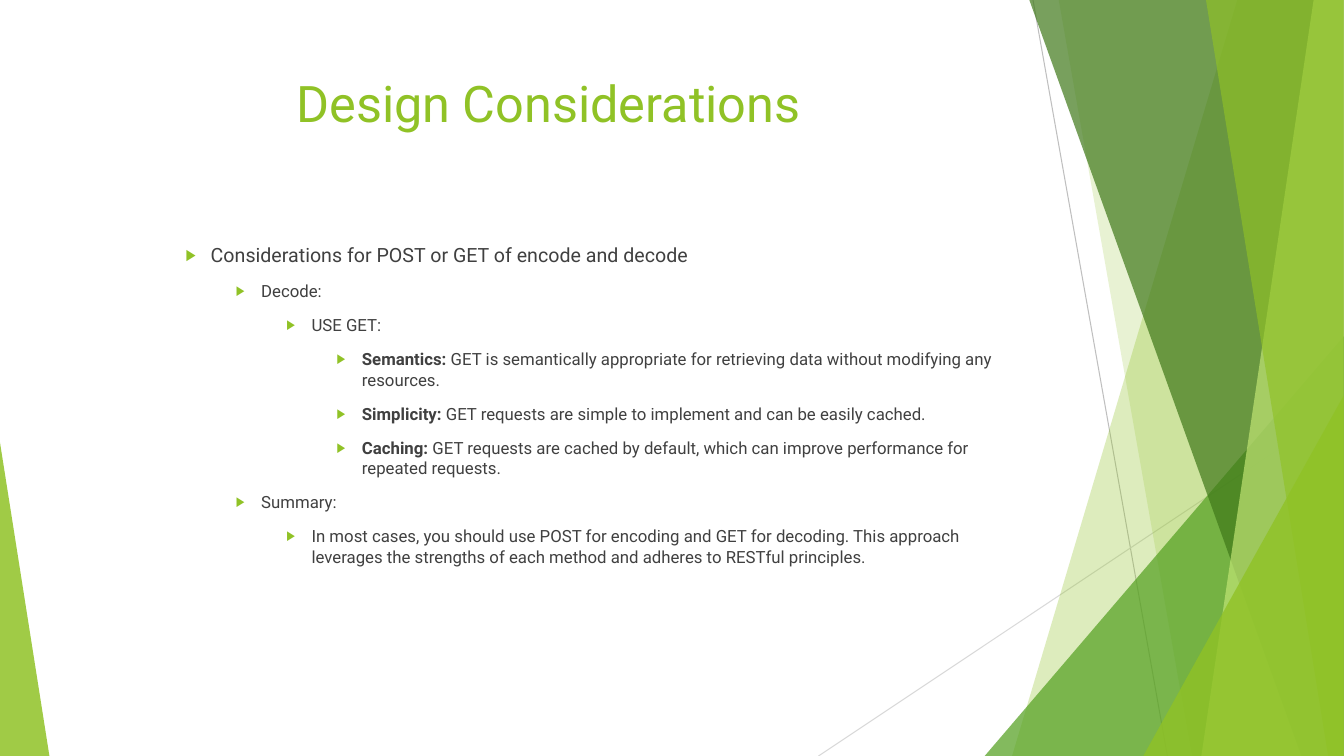
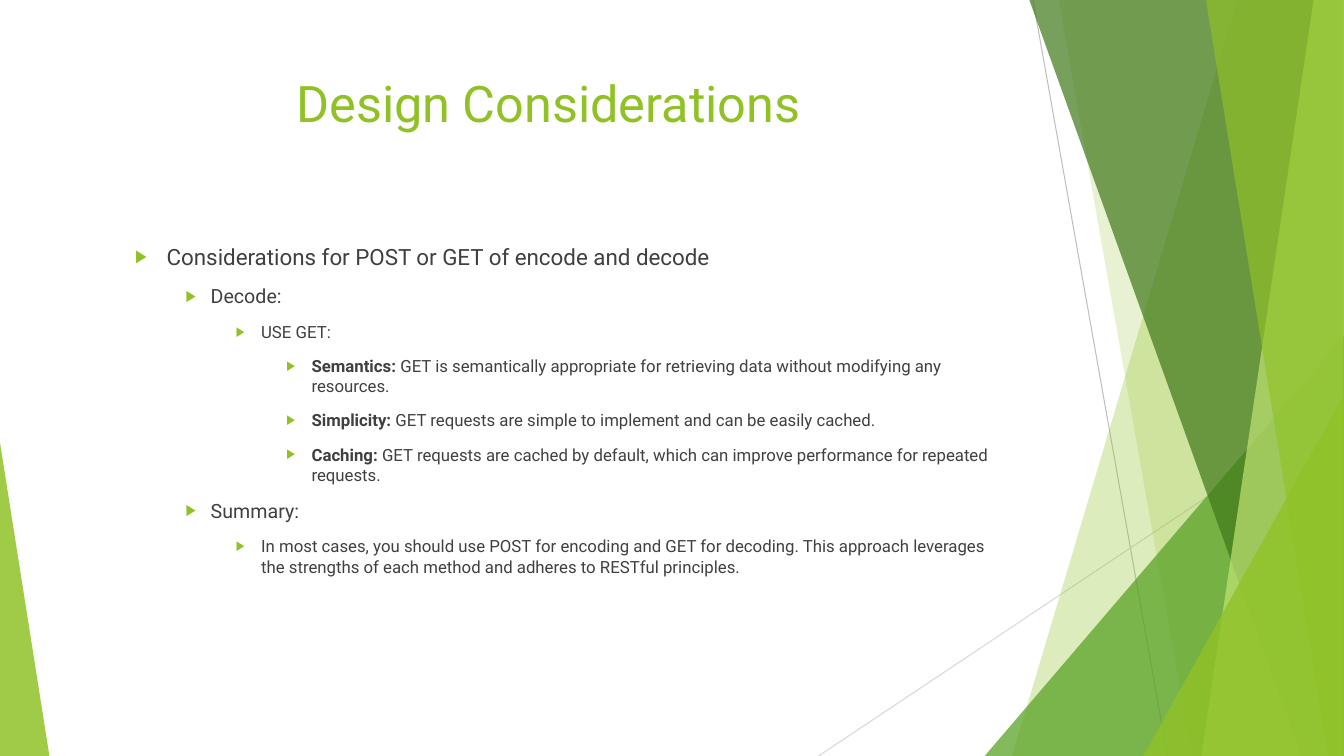
Before and after one commit to bliu1972/URL-shortening, a slide deck: slide 16 of URL Shortener.pptx. Drawn at 1344x756 pixels with LibreOffice and Linux fonts; fonts in the diff are those of the drawing. Boxes give left, top, right and bottom in pixels: in the first picture for what was removed or moved away, otherwise in the second. Text is boxed around its words. In the diff, an @@ line names an element or a change of style, - is before the commit and + after.

```diff
--- a/URL Shortener.pptx
+++ b/URL Shortener.pptx
@@ text "Considerations for POST or GET ..." at box(167, 248, 988, 577): size 14 to 16 pt in "Considerations for POST or GET of encode ..."; size 12 to 14 pt in "Decode:", "Summary:"; list level 3 to 2 in "Considerations for POST or GET ..."; list level 4 to 3 in "Decode:"; list level 5 to 4 in "USE GET:"; list level 6 to 5 in "Semantics: GET is semantically appropriate ..."; list level 6 to 5 in "Simplicity: GET requests are simple ..."; list level 6 to 5 in "Caching: GET requests are cached ..."; list level 4 to 3 in "Summary:"; list level 5 to 4 in "In most cases, you should ..." @@
```
Also in this commit, not shown: 8 other slides changed, 3 slides added, 3 other files.
